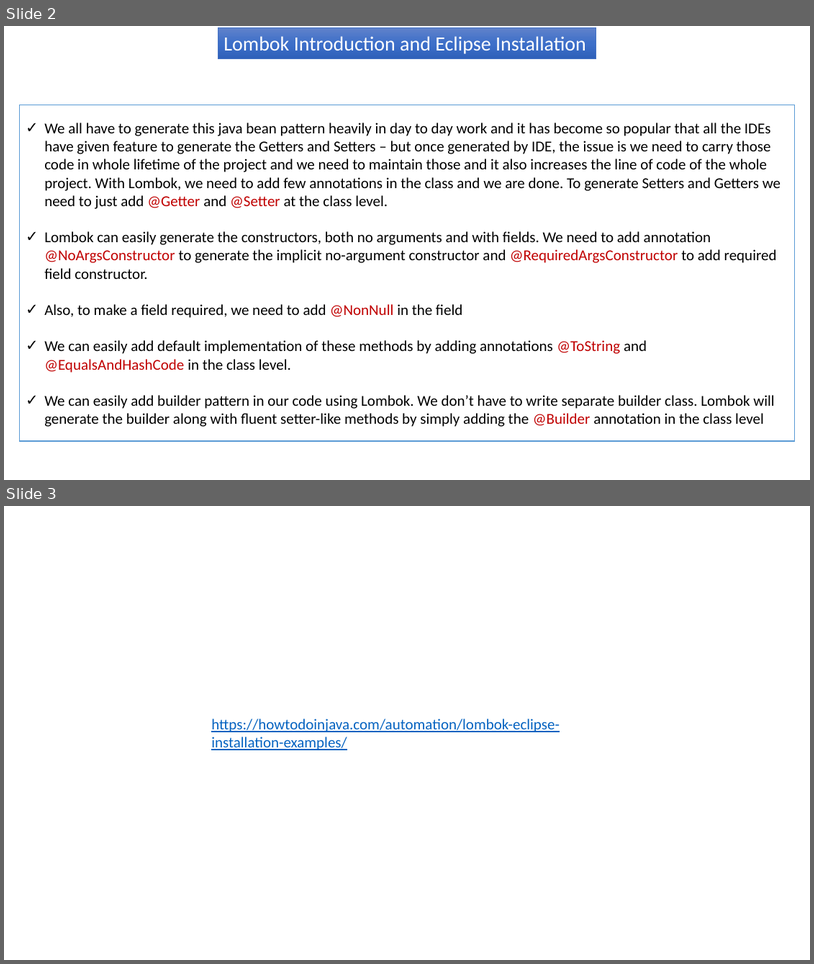
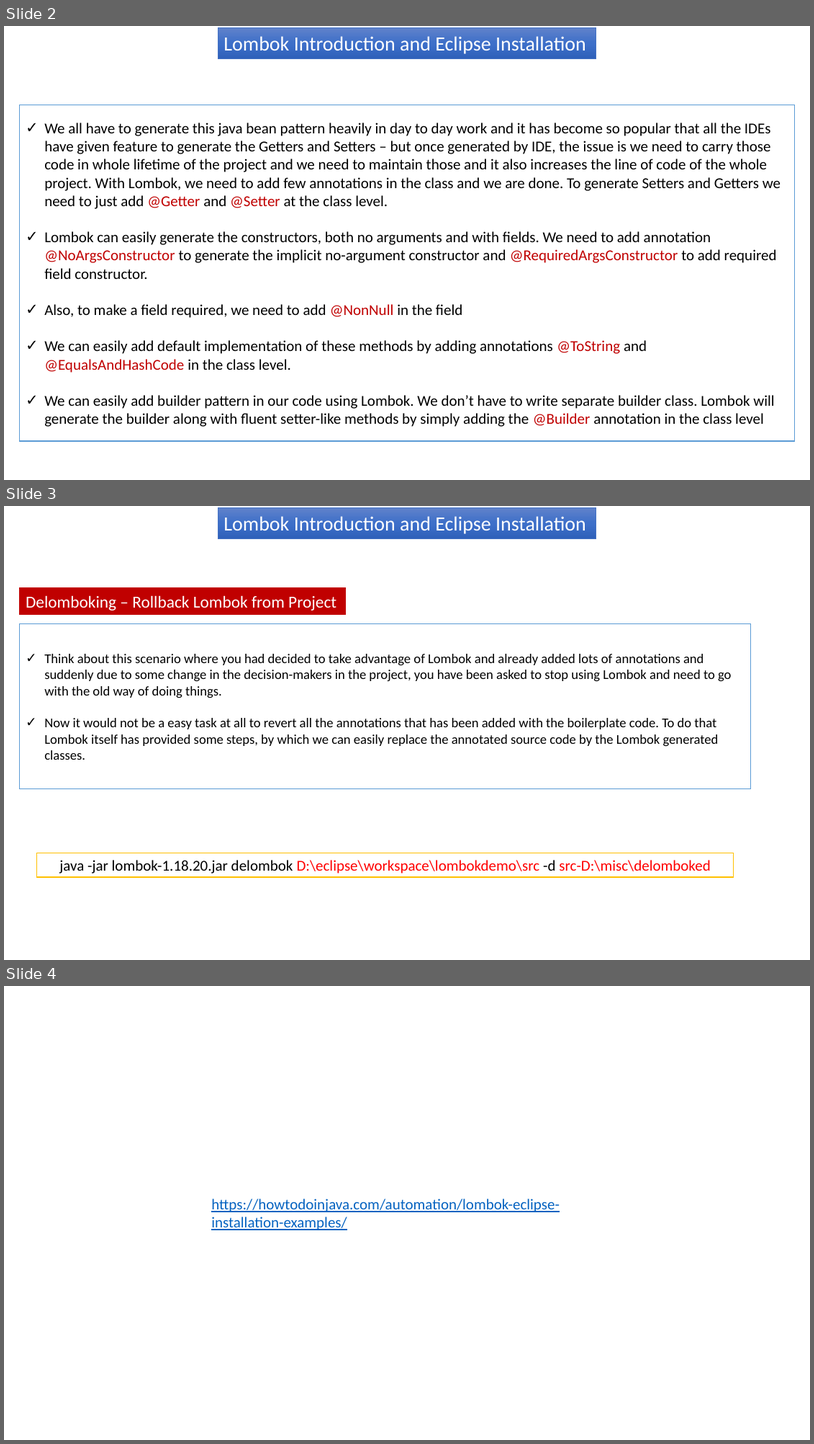
Before and after one commit to ramram43210/Java_2021, a slide deck: Later/Lombok/1/Lombok Introduction and Eclipse Installation.pptx. Shown one above the other, each under a label of ours: slides 2 and 3 before the commit, slides 2, 3 and 4 after it. The pictures are 814x964 and 814x1444 pixels, drawn with LibreOffice and Linux fonts; fonts in the diff are those of the drawing. Boxes give left, top, right and bottom in pixels: in the first picture for what was removed or moved away, otherwise in the second. Text is boxed around its words. In the diff, an @@ line names an element or a change of style, - is before the commit and + after.

```diff
--- a/Later/Lombok/1/Lombok Introduction and Eclipse Installation.pptx
+++ b/Later/Lombok/1/Lombok Introduction and Eclipse Installation.pptx
@@ slide 3 added at [4, 506, 810, 960], background #FFFFFF @@
@@ rectangle added at [218, 508, 597, 538], fill gradient #6183CB to #3E70CA to #3062BB, outline #4472C4 0.5 pt, 24 pt, text #FFFFFF @@
+Lombok Introduction and Eclipse Installation
@@ rectangle added at [20, 587, 346, 614], fill #C00000, outline #C00000 0.5 pt, 20 pt, text #FFFFFF @@
+Delomboking – Rollback Lombok from Project
@@ rectangle added at [20, 623, 751, 788], fill #FFFFFF, outline #5B9BD5 1 pt, 16 pt, text #000000 @@
+✓ Think about this scenario where you had decided to take advantage of Lombok and already added lots of annotations and suddenly due to some change in the decision-makers in the project, you have been asked to stop using Lombok and need to go with the old way of doing things.
+✓ Now it would not be a easy task at all to revert all the annotations that has been added with the boilerplate code. To do that Lombok itself has provided some steps, by which we can easily replace the annotated source code by the Lombok generated classes.
@@ rectangle added at [36, 852, 734, 877], fill #FFFFFF, outline #FFC000 1 pt, 18 pt, text #FF0000 @@
+java -jar lombok-1.18.20.jar delombok D:\eclipse\workspace\lombokdemo\src -d src-D:\misc\delomboked
@@ what was slide 3 is now slide 4 @@
```
